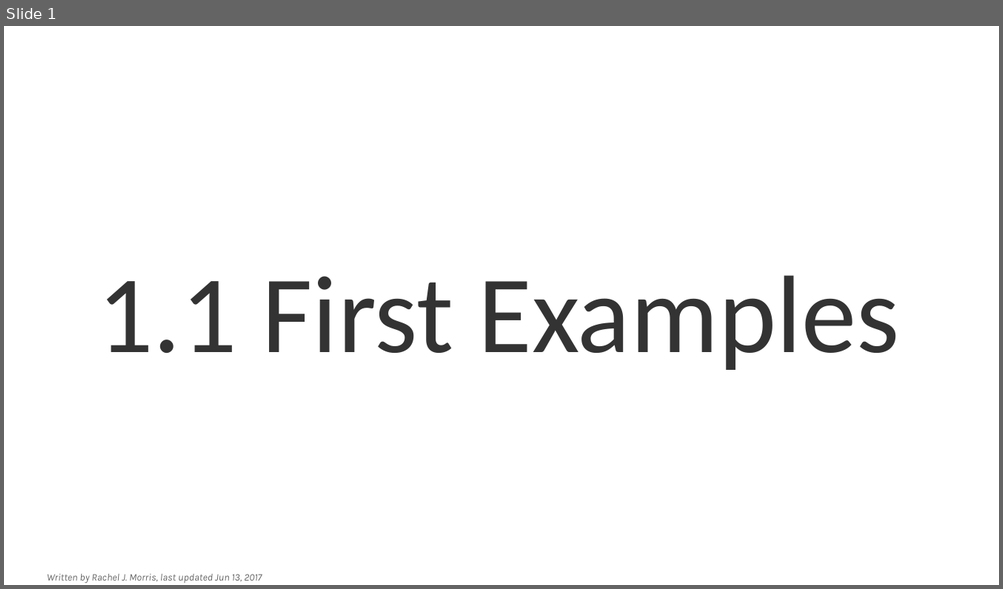
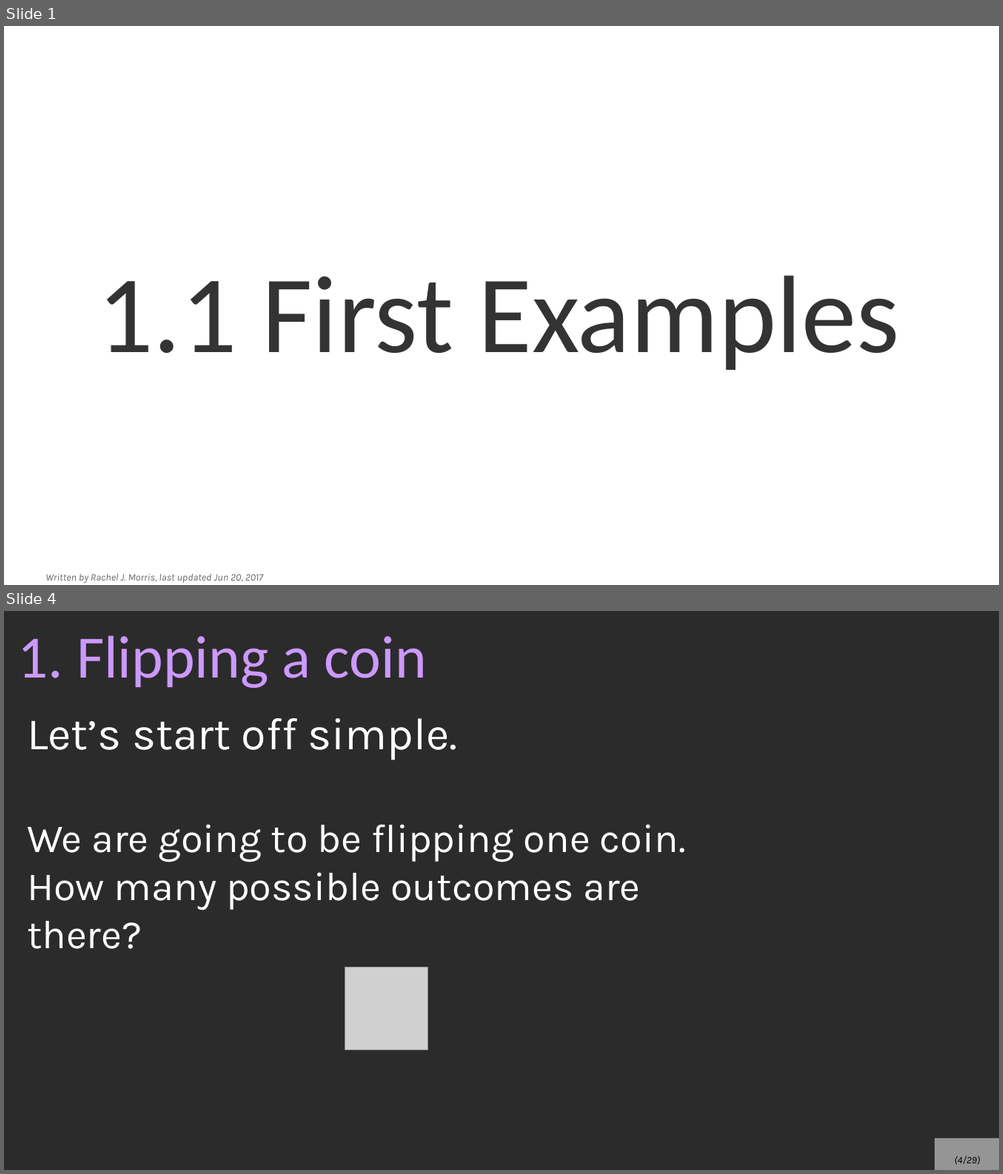
Before and after one commit to nguyenchithien/CS210-Discrete-Structures, a slide deck: Lectures/1-1_First_Examples.odp. Shown one above the other, each under a label of ours: slide 1 before the commit, slides 1 and 4 after it; the slides between them are not shown. The pictures are 1003x589 and 1003x1174 pixels, drawn with LibreOffice and Linux fonts; fonts in the diff are those of the drawing; grey boxes stand for pictures; background and template pictures are left out; a plain dark background stands for a picture behind light text. Boxes give left, top, right and bottom in pixels: in the first picture for what was removed or moved away, otherwise in the second. Text is boxed around its words. In the diff, an @@ line names an element or a change of style, - is before the commit and + after.

```diff
--- a/Lectures/1-1_First_Examples.odp
+++ b/Lectures/1-1_First_Examples.odp
@@ slide 4 added at box(4, 611, 999, 1170), background picture (left out) @@
@@ title added at box(17, 635, 427, 688), 48 pt, text #CC99FF @@
+1. Flipping a coin
@@ text added at box(27, 718, 686, 949), 32 pt, text #FFFFFF @@
+Let’s start off simple.
+We are going to be flipping one coin. How many possible outcomes are there?
@@ picture added at box(345, 968, 428, 1051) @@
@@ page number added at box(934, 1139, 999, 1170), fill #FFFFFF at 50% opacity, 8 pt, text #000000, italic @@
+(4/29)
@@ slide 1 changed as well @@
@@ text at box(45, 574, 263, 583): text changed @@
-Written by Rachel J. Morris, last updated Jun 13, 2017
+Written by Rachel J. Morris, last updated Jun 20, 2017
```
Also in this commit, not shown: 27 other slides added, 2 slides removed, 4 other files.
